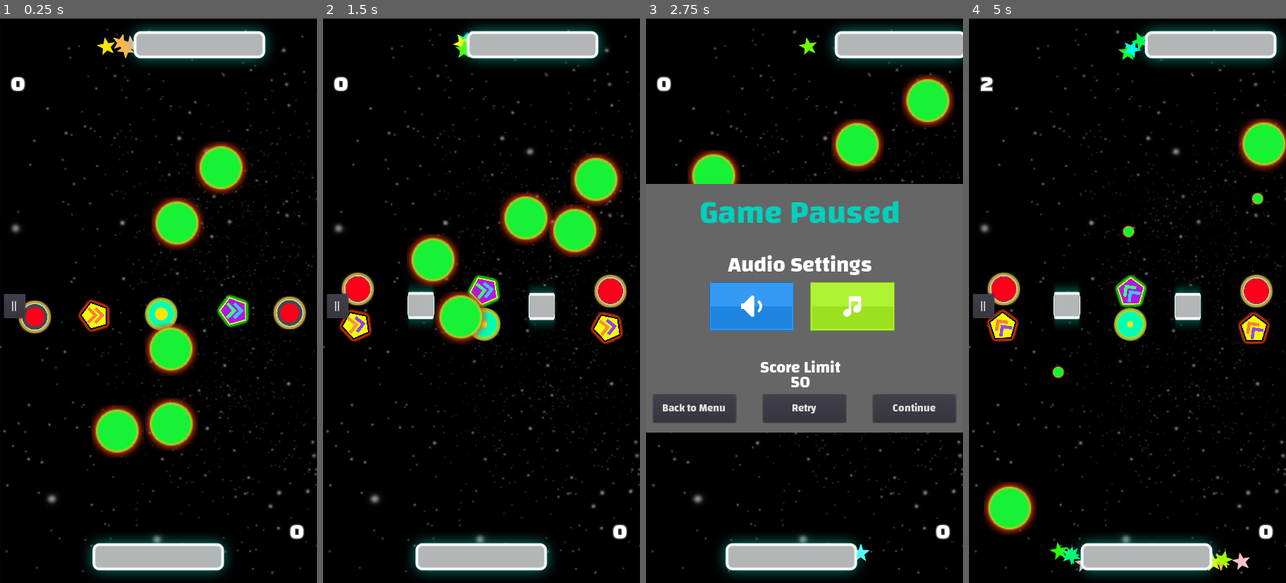
Above: before the commit, frames 1-4 (left to right).
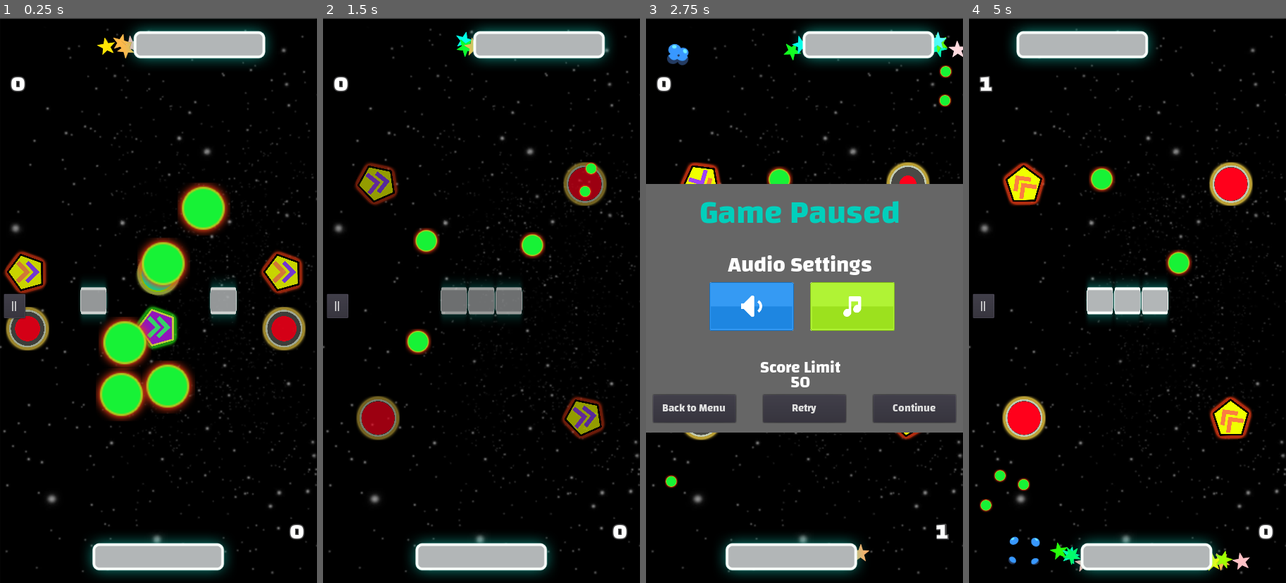
Above: after the commit, the same moments.

Repository: GemoGame/godot-battle-pong
Game: Godot game, scene res://Scenes/Game/game_easy.tscn
The game is run twice, just before and just after one commit, with the same random seed, the same clock (stepped at 60 frames per second) and the same inputs. This scene is started directly instead of the project's main scene. Sound files missing from this copy of the repository are replaced by a short silence.
Inputs (mouse positions are in pixels of both pictures, inside the frame that each line leads up to):
- Up to frame 1 (0.25 s): no input
- Up to frame 2 (1.5 s): click "||" at 0.5 s; click "Retry" at 1.25 s
- Up to frame 3 (2.75 s): click "||" at 2 s
- Up to frame 4 (5 s): click "Retry" at 2.75 s; move the mouse to (1197, 272) at 3.52 s; hold Right (ui_right) 3.53-4.28 s; move the mouse to (1064, 328) at 4.27 s; hold Left (ui_left) from 4.28 s (still down)

The runs differ from the first frame. In frame 1, 17% of the frame differs, in the area x 1-97%, y 21-78%; in frame 2, 14%; in frame 3, 6.4%; in frame 4, 18%, in the area x 3-100%, y 1-97%.

Commit message:
Implement dynamic obstacles
Tbh i still can't believe this one went smoothly lol

//TODO :
- Add 'phasing' (?) ball power-up
- Add more obstacles variation
- Semi-parallax background, not sure if this one will be CPU/Memory intensive tho
- File size compression method, for .apk and .exe
- Better assets (?)

Diff:
--- a/Scenes/Game/game_easy.tscn
+++ b/Scenes/Game/game_easy.tscn
@@ -4,7 +4,7 @@
 
 [node name="Game" instance=ExtResource( 1 )]
 
-[node name="Enemy" parent="." index="4"]
+[node name="Enemy" parent="." index="5"]
 SPEED = 300
 DIFFERENCE_TOLERANCE = 10
 EASY_MODE = true
--- a/Scenes/Game/game_hard.tscn
+++ b/Scenes/Game/game_hard.tscn
@@ -1,34 +1,8 @@
-[gd_scene load_steps=4 format=2]
+[gd_scene load_steps=2 format=2]
 
 [ext_resource path="res://Scenes/game_base.tscn" type="PackedScene" id=1]
-[ext_resource path="res://Scenes/Power/power_fast.tscn" type="PackedScene" id=2]
-[ext_resource path="res://Scenes/obstacle1.tscn" type="PackedScene" id=3]
 
-[node name="Game" index="0" instance=ExtResource( 1 )]
+[node name="Game" instance=ExtResource( 1 )]
 
-[node name="Enemy" parent="." index="4"]
+[node name="Enemy" parent="." index="5"]
 DIFFERENCE_TOLERANCE = 100
-
-[node name="PowerFast" parent="." index="7"]
-position = Vector2( 61.4487, 556.709 )
-
-[node name="PowerSlow" parent="." index="8"]
-position = Vector2( 294.506, 494.249 )
-
-[node name="PowerSmall" parent="." index="9"]
-position = Vector2( 63.1587, 490.308 )
-
-[node name="PowerBig" parent="." index="10"]
-position = Vector2( 293.042, 554.181 )
-
-[node name="PowerSmall2" parent="." index="11"]
-position = Vector2( 522.255, 494.095 )
-
-[node name="PowerFast2" parent="." index="12" instance=ExtResource( 2 )]
-position = Vector2( 518.087, 561.19 )
-
-[node name="Control" parent="." index="13" instance=ExtResource( 3 )]
-position = Vector2( 177.998, 520.569 )
-
-[node name="Control2" parent="." index="14" instance=ExtResource( 3 )]
-position = Vector2( 397.76, 522.327 )
--- a/Scenes/Game/game_normal.tscn
+++ b/Scenes/Game/game_normal.tscn
@@ -4,7 +4,7 @@
 
 [node name="Game" instance=ExtResource( 1 )]
 
-[node name="Enemy" parent="." index="4"]
+[node name="Enemy" parent="." index="5"]
 SPEED = 400
 DIFFERENCE_TOLERANCE = 40
 EASY_MODE = true
--- a/Scenes/Item/item_base.tscn
+++ b/Scenes/Item/item_base.tscn
@@ -33,15 +33,16 @@
 
 [node name="ItemBase" type="KinematicBody2D"]
 rotation = 3.35017
+z_index = 2
 collision_layer = 32
 script = ExtResource( 1 )
 
 [node name="Sprite" type="AnimatedSprite" parent="."]
 scale = Vector2( 0.7, 0.7 )
-frames = SubResource( 2 )
+frames = SubResource( 1 )
 
 [node name="CollisionShape2D" type="CollisionShape2D" parent="."]
-shape = SubResource( 1 )
+shape = SubResource( 2 )
 
 [node name="AnimationPlayer" type="AnimationPlayer" parent="."]
 anims/spin = SubResource( 3 )
--- /dev/null
+++ b/Scenes/Item/item_controller.tscn
@@ -0,0 +1,48 @@
+[gd_scene load_steps=2 format=2]
+
+[sub_resource type="GDScript" id=6]
+script/source = "extends Node2D
+
+
+onready var items = [
+	preload(\"res://Scenes/Item/item_raycast.tscn\"),
+	preload(\"res://Scenes/Item/item_fast.tscn\"),
+	preload(\"res://Scenes/Item/item_slow.tscn\"),
+]
+
+
+func activated_raycast():
+	Game.is_raycast_active = true
+	$RaycastTimer.start()
+
+
+func drop_item():
+	# Randomize Item
+	var random_item_index = round(rand_range(0, items.size() - 1))
+	add_child(items[random_item_index].instance())
+
+
+func _on_RaycastTimer_timeout():
+	Game.is_raycast_active = false
+
+
+func _on_DropItem_timeout():
+	drop_item()
+	print(\"Item dropped\")
+"
+
+[node name="ItemController" type="Node2D"]
+editor/display_folded = true
+position = Vector2( 173.884, 539.908 )
+scale = Vector2( 0.6, 0.6 )
+script = SubResource( 6 )
+
+[node name="RaycastTimer" type="Timer" parent="."]
+wait_time = 5.0
+one_shot = true
+
+[node name="DropItem" type="Timer" parent="."]
+wait_time = 3.0
+autostart = true
+[connection signal="timeout" from="RaycastTimer" to="." method="_on_RaycastTimer_timeout"]
+[connection signal="timeout" from="DropItem" to="." method="_on_DropItem_timeout"]
--- a/Scenes/obstacle1.tscn
+++ b/Scenes/Obstacle/block.tscn
@@ -5,7 +5,7 @@
 [sub_resource type="RectangleShape2D" id=1]
 extents = Vector2( 23.5124, 23.43 )
 
-[node name="Control" type="StaticBody2D"]
+[node name="Block" type="StaticBody2D"]
 collision_layer = 2
 collision_mask = 0
 
--- /dev/null
+++ b/Scenes/Obstacle/obstacle_1.tscn
@@ -0,0 +1,20 @@
+[gd_scene load_steps=5 format=2]
+
+[ext_resource path="res://Scenes/Obstacle/obstacle_base.tscn" type="PackedScene" id=1]
+[ext_resource path="res://Scenes/Obstacle/block.tscn" type="PackedScene" id=2]
+[ext_resource path="res://Scenes/Power/power_fast.tscn" type="PackedScene" id=3]
+[ext_resource path="res://Scenes/Power/power_slow.tscn" type="PackedScene" id=4]
+
+[node name="Obstacle" instance=ExtResource( 1 )]
+
+[node name="Block" parent="." index="1" instance=ExtResource( 2 )]
+position = Vector2( 30, 512 )
+
+[node name="Block2" parent="." index="2" instance=ExtResource( 2 )]
+position = Vector2( 546, 512 )
+
+[node name="PowerFast" parent="." index="3" instance=ExtResource( 3 )]
+position = Vector2( 188, 512 )
+
+[node name="PowerSlow" parent="." index="4" instance=ExtResource( 4 )]
+position = Vector2( 388, 512 )
--- /dev/null
+++ b/Scenes/Obstacle/obstacle_2.tscn
@@ -0,0 +1,29 @@
+[gd_scene load_steps=5 format=2]
+
+[ext_resource path="res://Scenes/Obstacle/obstacle_base.tscn" type="PackedScene" id=1]
+[ext_resource path="res://Scenes/Obstacle/block.tscn" type="PackedScene" id=2]
+[ext_resource path="res://Scenes/Power/power_small.tscn" type="PackedScene" id=3]
+[ext_resource path="res://Scenes/Power/power_fast.tscn" type="PackedScene" id=4]
+
+[node name="Obstacle" index="0" instance=ExtResource( 1 )]
+
+[node name="Block" parent="." index="1" instance=ExtResource( 2 )]
+position = Vector2( 288, 512 )
+
+[node name="Block3" parent="." index="2" instance=ExtResource( 2 )]
+position = Vector2( 238, 512 )
+
+[node name="Block2" parent="." index="3" instance=ExtResource( 2 )]
+position = Vector2( 338, 512 )
+
+[node name="PowerSmall" parent="." index="4" instance=ExtResource( 3 )]
+position = Vector2( 476, 300 )
+
+[node name="PowerSmall2" parent="." index="5" instance=ExtResource( 3 )]
+position = Vector2( 100, 724 )
+
+[node name="PowerFast" parent="." index="6" instance=ExtResource( 4 )]
+position = Vector2( 100, 300 )
+
+[node name="PowerFast2" parent="." index="7" instance=ExtResource( 4 )]
+position = Vector2( 476, 724 )
--- /dev/null
+++ b/Scenes/Obstacle/obstacle_3.tscn
@@ -0,0 +1,30 @@
+[gd_scene load_steps=6 format=2]
+
+[ext_resource path="res://Scenes/Obstacle/obstacle_base.tscn" type="PackedScene" id=1]
+[ext_resource path="res://Scenes/Power/power_big.tscn" type="PackedScene" id=2]
+[ext_resource path="res://Scenes/Power/power_small.tscn" type="PackedScene" id=3]
+[ext_resource path="res://Scenes/Power/power_fast.tscn" type="PackedScene" id=4]
+[ext_resource path="res://Scenes/Power/power_slow.tscn" type="PackedScene" id=5]
+
+[node name="Obstacle" index="0" instance=ExtResource( 1 )]
+
+[node name="PowerBig" parent="." index="1" instance=ExtResource( 2 )]
+position = Vector2( 288, 512 )
+
+[node name="PowerSmall" parent="." index="2" instance=ExtResource( 3 )]
+position = Vector2( 526, 512 )
+
+[node name="PowerSmall2" parent="." index="3" instance=ExtResource( 3 )]
+position = Vector2( 50, 512 )
+
+[node name="PowerFast" parent="." index="4" instance=ExtResource( 4 )]
+position = Vector2( 150, 300 )
+
+[node name="PowerFast2" parent="." index="5" instance=ExtResource( 4 )]
+position = Vector2( 426, 724 )
+
+[node name="PowerSlow" parent="." index="6" instance=ExtResource( 5 )]
+position = Vector2( 426, 300 )
+
+[node name="PowerSlow2" parent="." index="7" instance=ExtResource( 5 )]
+position = Vector2( 150, 724 )
--- /dev/null
+++ b/Scenes/Obstacle/obstacle_4.tscn
@@ -0,0 +1,34 @@
+[gd_scene load_steps=7 format=2]
+
+[ext_resource path="res://Scenes/Obstacle/obstacle_base.tscn" type="PackedScene" id=1]
+[ext_resource path="res://Scenes/Power/power_fast.tscn" type="PackedScene" id=2]
+[ext_resource path="res://Scenes/Power/power_small.tscn" type="PackedScene" id=3]
+[ext_resource path="res://Scenes/Power/power_slow.tscn" type="PackedScene" id=4]
+[ext_resource path="res://Scenes/Power/power_big.tscn" type="PackedScene" id=5]
+[ext_resource path="res://Scenes/Obstacle/block.tscn" type="PackedScene" id=6]
+
+[node name="Obstacle" instance=ExtResource( 1 )]
+
+[node name="PowerFast" parent="." index="1" instance=ExtResource( 2 )]
+position = Vector2( 50, 462 )
+
+[node name="PowerSmall" parent="." index="2" instance=ExtResource( 3 )]
+position = Vector2( 50, 562 )
+
+[node name="PowerFast2" parent="." index="3" instance=ExtResource( 2 )]
+position = Vector2( 516, 462 )
+
+[node name="PowerSmall2" parent="." index="4" instance=ExtResource( 3 )]
+position = Vector2( 516, 562 )
+
+[node name="PowerSlow" parent="." index="5" instance=ExtResource( 4 )]
+position = Vector2( 288, 562 )
+
+[node name="PowerBig" parent="." index="6" instance=ExtResource( 5 )]
+position = Vector2( 288, 462 )
+
+[node name="Block" parent="." index="7" instance=ExtResource( 6 )]
+position = Vector2( 170, 512 )
+
+[node name="Block2" parent="." index="8" instance=ExtResource( 6 )]
+position = Vector2( 406, 512 )
--- /dev/null
+++ b/Scenes/Obstacle/obstacle_5.tscn
@@ -0,0 +1,41 @@
+[gd_scene load_steps=5 format=2]
+
+[ext_resource path="res://Scenes/Obstacle/obstacle_base.tscn" type="PackedScene" id=1]
+[ext_resource path="res://Scenes/Obstacle/block.tscn" type="PackedScene" id=2]
+[ext_resource path="res://Scenes/Power/power_fast.tscn" type="PackedScene" id=3]
+[ext_resource path="res://Scenes/Power/power_slow.tscn" type="PackedScene" id=4]
+
+[node name="Obstacle" instance=ExtResource( 1 )]
+
+[node name="Block" parent="." index="1" instance=ExtResource( 2 )]
+position = Vector2( 30, 512 )
+
+[node name="Block4" parent="." index="2" instance=ExtResource( 2 )]
+position = Vector2( 80, 512 )
+
+[node name="Block3" parent="." index="3" instance=ExtResource( 2 )]
+position = Vector2( 30, 562 )
+
+[node name="Block2" parent="." index="4" instance=ExtResource( 2 )]
+position = Vector2( 30, 462 )
+
+[node name="Block8" parent="." index="5" instance=ExtResource( 2 )]
+position = Vector2( 546, 562 )
+
+[node name="Block6" parent="." index="6" instance=ExtResource( 2 )]
+position = Vector2( 546, 512 )
+
+[node name="Block5" parent="." index="7" instance=ExtResource( 2 )]
+position = Vector2( 546, 462 )
+
+[node name="Block7" parent="." index="8" instance=ExtResource( 2 )]
+position = Vector2( 496, 512 )
+
+[node name="PowerFast" parent="." index="9" instance=ExtResource( 3 )]
+position = Vector2( 188, 512 )
+
+[node name="PowerFast2" parent="." index="10" instance=ExtResource( 3 )]
+position = Vector2( 388, 512 )
+
+[node name="PowerSlow" parent="." index="11" instance=ExtResource( 4 )]
+position = Vector2( 288, 512 )
--- /dev/null
+++ b/Scenes/Obstacle/obstacle_base.tscn
@@ -0,0 +1,69 @@
+[gd_scene load_steps=4 format=2]
+
+[ext_resource path="res://Scripts/obstacle_base.gd" type="Script" id=1]
+
+[sub_resource type="Animation" id=1]
+resource_name = "hide"
+length = 0.3
+tracks/0/type = "value"
+tracks/0/path = NodePath(".:visible")
+tracks/0/interp = 1
+tracks/0/loop_wrap = true
+tracks/0/imported = false
+tracks/0/enabled = true
+tracks/0/keys = {
+"times": PoolRealArray( 0.3 ),
+"transitions": PoolRealArray( 1 ),
+"update": 1,
+"values": [ false ]
+}
+tracks/1/type = "value"
+tracks/1/path = NodePath(".:modulate")
+tracks/1/interp = 1
+tracks/1/loop_wrap = true
+tracks/1/imported = false
+tracks/1/enabled = true
+tracks/1/keys = {
+"times": PoolRealArray( 0, 0.3 ),
+"transitions": PoolRealArray( 1, 1 ),
+"update": 0,
+"values": [ Color( 1, 1, 1, 1 ), Color( 1, 1, 1, 0 ) ]
+}
+
+[sub_resource type="Animation" id=2]
+resource_name = "show"
+length = 0.3
+tracks/0/type = "value"
+tracks/0/path = NodePath(".:visible")
+tracks/0/interp = 1
+tracks/0/loop_wrap = true
+tracks/0/imported = false
+tracks/0/enabled = true
+tracks/0/keys = {
+"times": PoolRealArray( 0 ),
+"transitions": PoolRealArray( 1 ),
+"update": 1,
+"values": [ true ]
+}
+tracks/1/type = "value"
+tracks/1/path = NodePath(".:modulate")
+tracks/1/interp = 1
+tracks/1/loop_wrap = true
+tracks/1/imported = false
+tracks/1/enabled = true
+tracks/1/keys = {
+"times": PoolRealArray( 0, 0.3 ),
+"transitions": PoolRealArray( 1, 1 ),
+"update": 0,
+"values": [ Color( 1, 1, 1, 0 ), Color( 1, 1, 1, 1 ) ]
+}
+
+[node name="Obstacle" type="Control"]
+anchor_right = 1.0
+anchor_bottom = 1.0
+script = ExtResource( 1 )
+
+[node name="AnimationPlayer" type="AnimationPlayer" parent="."]
+anims/hide = SubResource( 1 )
+anims/show = SubResource( 2 )
+[connection signal="animation_finished" from="AnimationPlayer" to="." method="_on_AnimationPlayer_animation_finished"]
--- /dev/null
+++ b/Scenes/Obstacle/obstacle_controller.tscn
@@ -0,0 +1,11 @@
+[gd_scene load_steps=2 format=2]
+
+[ext_resource path="res://Scripts/obstacle_controller.gd" type="Script" id=1]
+
+[node name="ObstacleController" type="Node2D"]
+script = ExtResource( 1 )
+
+[node name="ChangeTimer" type="Timer" parent="."]
+wait_time = 7.0
+one_shot = true
+[connection signal="timeout" from="ChangeTimer" to="." method="_on_ChangeTimer_timeout"]
--- a/Scenes/Power/power_big.tscn
+++ b/Scenes/Power/power_big.tscn
@@ -28,7 +28,7 @@
 } ]
 
 [node name="PowerBig" index="0" instance=ExtResource( 1 )]
-scale = Vector2( 1, 1 )
+scale = Vector2( 0.8, 0.8 )
 script = SubResource( 1 )
 
 [node name="AnimatedSprite" parent="." index="0"]
--- a/Scenes/Power/power_fast.tscn
+++ b/Scenes/Power/power_fast.tscn
@@ -19,11 +19,12 @@
 "
 
 [node name="PowerFast" index="0" instance=ExtResource( 1 )]
+scale = Vector2( 0.8, 0.8 )
 script = SubResource( 1 )
 
 [node name="AnimatedSprite" parent="." index="0"]
 rotation = 2.55126
-frame = 3
+frame = 2
 playing = true
 
 [node name="AudioStreamPlayer2D" parent="." index="3"]
--- a/Scenes/Power/power_slow.tscn
+++ b/Scenes/Power/power_slow.tscn
@@ -30,12 +30,13 @@
 } ]
 
 [node name="PowerSlow" index="0" instance=ExtResource( 1 )]
+scale = Vector2( 0.8, 0.8 )
 script = SubResource( 1 )
 
 [node name="AnimatedSprite" parent="." index="0"]
 rotation = 0.48162
 frames = SubResource( 2 )
-frame = 1
+frame = 2
 playing = true
 
 [node name="AudioStreamPlayer2D" parent="." index="3"]
--- a/Scenes/Power/power_small.tscn
+++ b/Scenes/Power/power_small.tscn
@@ -28,6 +28,7 @@
 } ]
 
 [node name="PowerSmall" index="0" instance=ExtResource( 1 )]
+scale = Vector2( 0.8, 0.8 )
 script = SubResource( 1 )
 
 [node name="AnimatedSprite" parent="." index="0"]
--- a/Scenes/game_base.tscn
+++ b/Scenes/game_base.tscn
@@ -8,10 +8,8 @@
 [ext_resource path="res://Scenes/player.tscn" type="PackedScene" id=6]
 [ext_resource path="res://Scenes/pause.tscn" type="PackedScene" id=7]
 [ext_resource path="res://Scenes/end_game.tscn" type="PackedScene" id=8]
-[ext_resource path="res://Scenes/Power/power_fast.tscn" type="PackedScene" id=9]
-[ext_resource path="res://Scenes/Power/power_slow.tscn" type="PackedScene" id=10]
-[ext_resource path="res://Scenes/Power/power_small.tscn" type="PackedScene" id=11]
-[ext_resource path="res://Scenes/Power/power_big.tscn" type="PackedScene" id=12]
+[ext_resource path="res://Scenes/Item/item_controller.tscn" type="PackedScene" id=9]
+[ext_resource path="res://Scenes/Obstacle/obstacle_controller.tscn" type="PackedScene" id=10]
 
 [sub_resource type="RectangleShape2D" id=1]
 extents = Vector2( 20, 512 )
@@ -30,37 +28,6 @@
 
 [sub_resource type="RectangleShape2D" id=5]
 extents = Vector2( 288, 30 )
-
-[sub_resource type="GDScript" id=6]
-script/source = "extends Node2D
-
-
-onready var items = [
-	preload(\"res://Scenes/Item/item_raycast.tscn\"),
-	preload(\"res://Scenes/Item/item_fast.tscn\"),
-	preload(\"res://Scenes/Item/item_slow.tscn\"),
-]
-
-
-func activated_raycast():
-	Game.is_raycast_active = true
-	$RaycastTimer.start()
-
-
-func drop_item():
-	# Randomize Item
-	var random_item_index = round(rand_range(0, items.size() - 1))
-	add_child(items[random_item_index].instance())
-
-
-func _on_RaycastTimer_timeout():
-	Game.is_raycast_active = false
-
-
-func _on_DropItem_timeout():
-	drop_item()
-	print(\"Item dropped\")
-"
 
 [node name="Game" type="Node2D"]
 position = Vector2( 0, 1 )
@@ -121,6 +88,10 @@
 [node name="Score" type="Node2D" parent="."]
 editor/display_folded = true
 z_index = 3
+__meta__ = {
+"_edit_group_": true,
+"_edit_lock_": true
+}
 
 [node name="Top" type="Label" parent="Score"]
 margin_left = -10.3254
@@ -213,35 +184,8 @@
 
 [node name="EndGame" parent="." instance=ExtResource( 8 )]
 
-[node name="ItemController" type="Node2D" parent="."]
-position = Vector2( 173.884, 539.908 )
-scale = Vector2( 0.6, 0.6 )
-script = SubResource( 6 )
+[node name="ItemController" parent="." instance=ExtResource( 9 )]
 
-[node name="RaycastTimer" type="Timer" parent="ItemController"]
-wait_time = 5.0
-one_shot = true
-
-[node name="DropItem" type="Timer" parent="ItemController"]
-wait_time = 3.0
-autostart = true
-
-[node name="PowerFast" parent="." instance=ExtResource( 9 )]
-position = Vector2( 173.884, 539.908 )
-
-[node name="PowerSlow" parent="." instance=ExtResource( 10 )]
-position = Vector2( 426.248, 531.48 )
-
-[node name="PowerSmall" parent="." instance=ExtResource( 11 )]
-position = Vector2( 63.1587, 540.71 )
-
-[node name="PowerBig" parent="." instance=ExtResource( 12 )]
-position = Vector2( 293.042, 535.565 )
-scale = Vector2( 0.6, 0.6 )
-
-[node name="PowerSmall2" parent="." instance=ExtResource( 11 )]
-position = Vector2( 526.336, 533.546 )
+[node name="ObstacleController" parent="." instance=ExtResource( 10 )]
 [connection signal="body_entered" from="BallController/TopArea" to="BallController" method="_on_TopArea_body_entered"]
 [connection signal="body_entered" from="BallController/BottomArea" to="BallController" method="_on_BottomArea_body_entered"]
-[connection signal="timeout" from="ItemController/RaycastTimer" to="ItemController" method="_on_RaycastTimer_timeout"]
-[connection signal="timeout" from="ItemController/DropItem" to="ItemController" method="_on_DropItem_timeout"]
--- /dev/null
+++ b/Scripts/obstacle_base.gd
@@ -0,0 +1,18 @@
+extends Control
+
+
+func _ready():
+	show()
+
+
+func show():
+	$AnimationPlayer.play("show")
+
+
+func hide():
+	$AnimationPlayer.play("hide")
+
+
+func _on_AnimationPlayer_animation_finished(anim_name):
+	if anim_name == "hide":
+		queue_free()
--- /dev/null
+++ b/Scripts/obstacle_controller.gd
@@ -0,0 +1,43 @@
+extends Node2D
+
+
+const OBSTACLES_SCENE = [
+	preload("res://Scenes/Obstacle/obstacle_1.tscn"),
+	preload("res://Scenes/Obstacle/obstacle_2.tscn"),
+	preload("res://Scenes/Obstacle/obstacle_3.tscn"),
+	preload("res://Scenes/Obstacle/obstacle_4.tscn"),
+	preload("res://Scenes/Obstacle/obstacle_5.tscn")
+]
+
+var obstacle_queue = []
+var current_obstacle
+
+
+func _ready():
+	randomize()
+	next_obstacle()
+
+
+func randomize_queue():
+	obstacle_queue = OBSTACLES_SCENE.duplicate()
+	obstacle_queue.shuffle()
+
+
+func next_obstacle():
+	if !has_next_queue():
+		randomize_queue()
+		print("Randomizing Obstacles Now")
+		print("Available Scene ", OBSTACLES_SCENE)
+		print("Queue ", obstacle_queue)
+	current_obstacle = obstacle_queue.pop_front().instance()
+	add_child(current_obstacle)
+	$ChangeTimer.start()
+
+
+func has_next_queue():
+	return obstacle_queue.size() > 0
+
+
+func _on_ChangeTimer_timeout():
+	current_obstacle.hide()
+	next_obstacle()
Not shown: 2 places in Scenes/Item/item_base.tscn that only renumber resources
Not shown: 1 places in Scenes/game_base.tscn that only renumber resources
